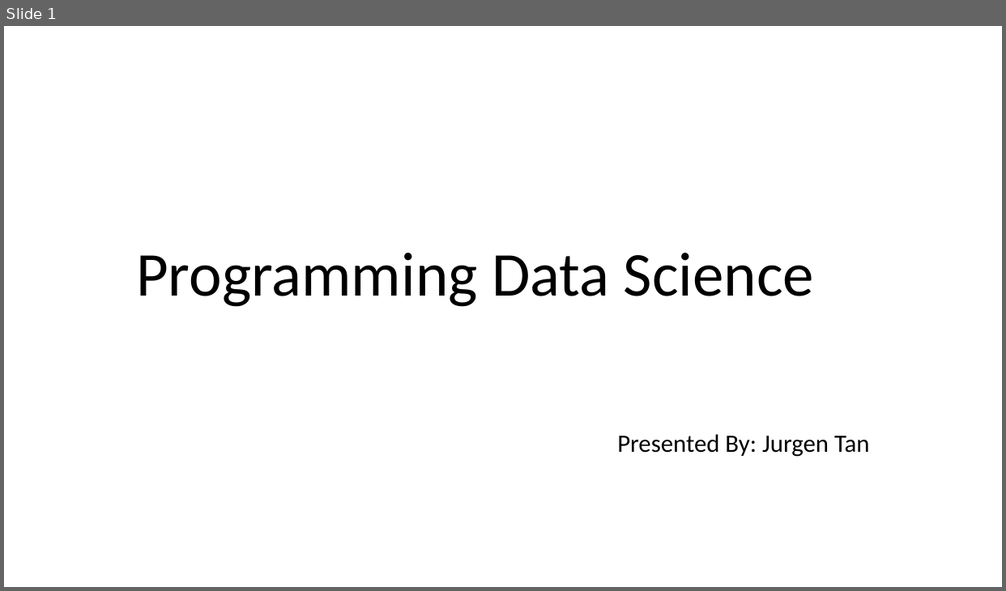
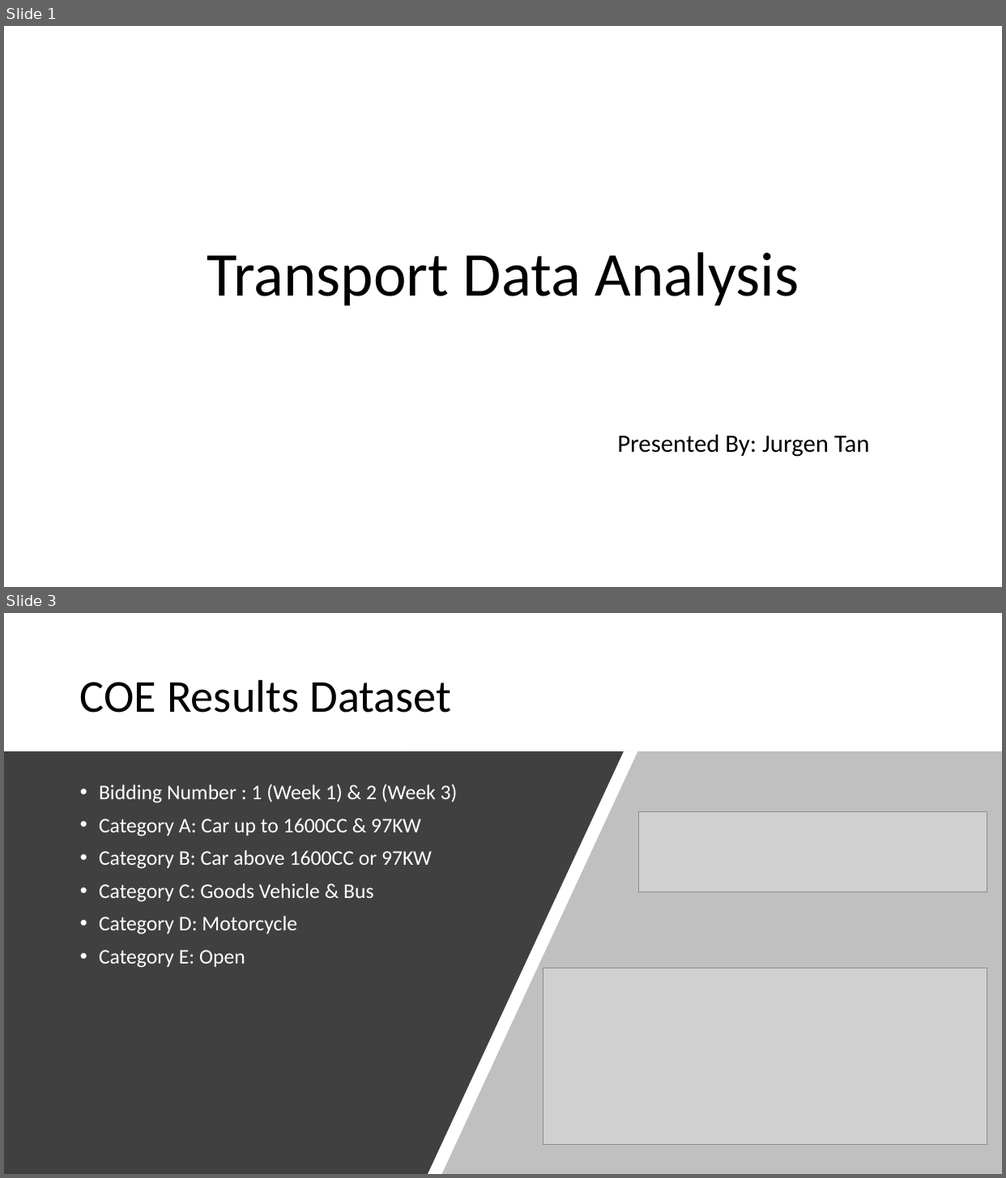
Before and after one commit to jurgen-tan-git/PDS-Assignments, a slide deck: JurgenTan_CA1.pptx. Shown one above the other, each under a label of ours: slide 1 before the commit, slides 1 and 3 after it; the slides between them are not shown. The pictures are 1006x591 and 1006x1178 pixels, drawn with LibreOffice and Linux fonts; fonts in the diff are those of the drawing; grey boxes stand for pictures. Boxes give left, top, right and bottom in pixels: in the first picture for what was removed or moved away, otherwise in the second. Text is boxed around its words. In the diff, an @@ line names an element or a change of style, - is before the commit and + after.

```diff
--- a/JurgenTan_CA1.pptx
+++ b/JurgenTan_CA1.pptx
@@ slide 3 added at <box>4,613,1002,1174</box>, background #FFFFFF @@
@@ title added at <box>73,643,934,752</box>, 44 pt, text #000000 @@
+COE Results Dataset
@@ freeform shape added at <box>4,752,624,1174</box>, fill #404040 @@
@@ freeform shape added at <box>403,752,1002,1174</box>, fill #A6A6A6 at 70% opacity @@
@@ text added at <box>99,784,458,968</box>, 20 pt, text #FFFFFF @@
+• Bidding Number : 1 (Week 1) & 2 (Week 3)
+• Category A: Car up to 1600CC & 97KW
+• Category B: Car above 1600CC or 97KW
+• Category C: Goods Vehicle & Bus
+• Category D: Motorcycle
+• Category E: Open
@@ picture added at <box>639,812,987,893</box> @@
@@ picture added at <box>543,969,987,1144</box> @@
@@ slide 1 changed as well @@
@@ title at <box>207,252,799,306</box>: text changed @@
-Programming Data Science
+Transport Data Analysis
```
Also in this commit, not shown: 5 other slides changed, 3 other slides added, 4 other files.
